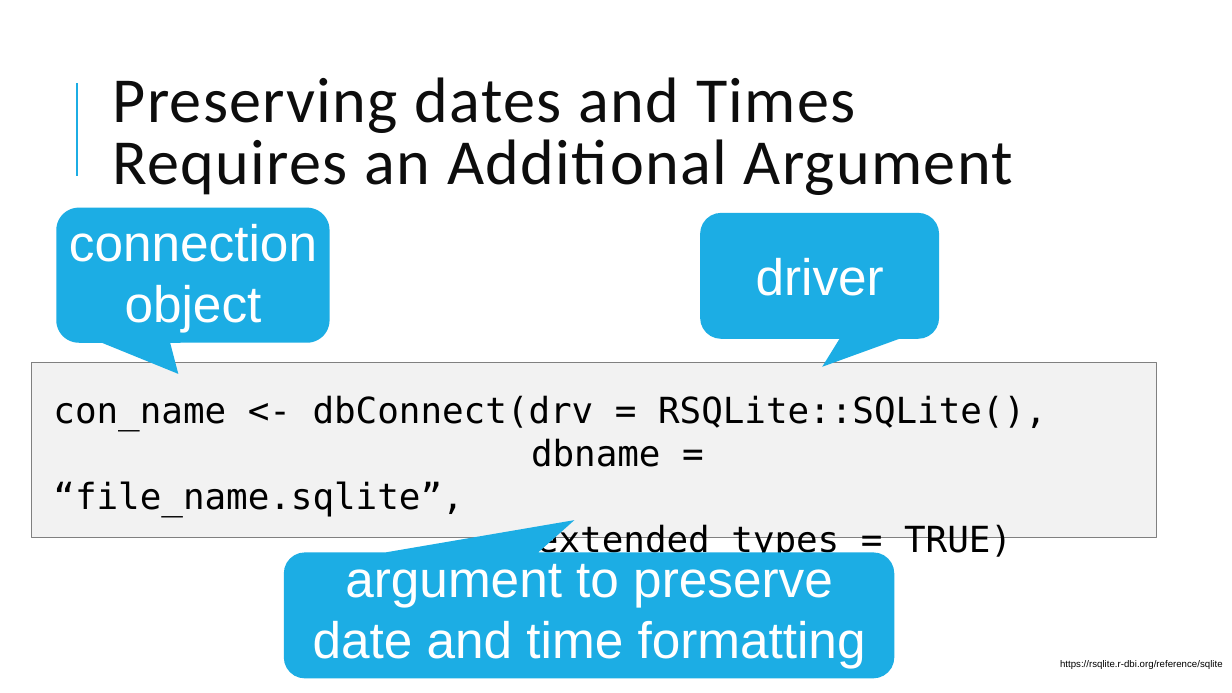
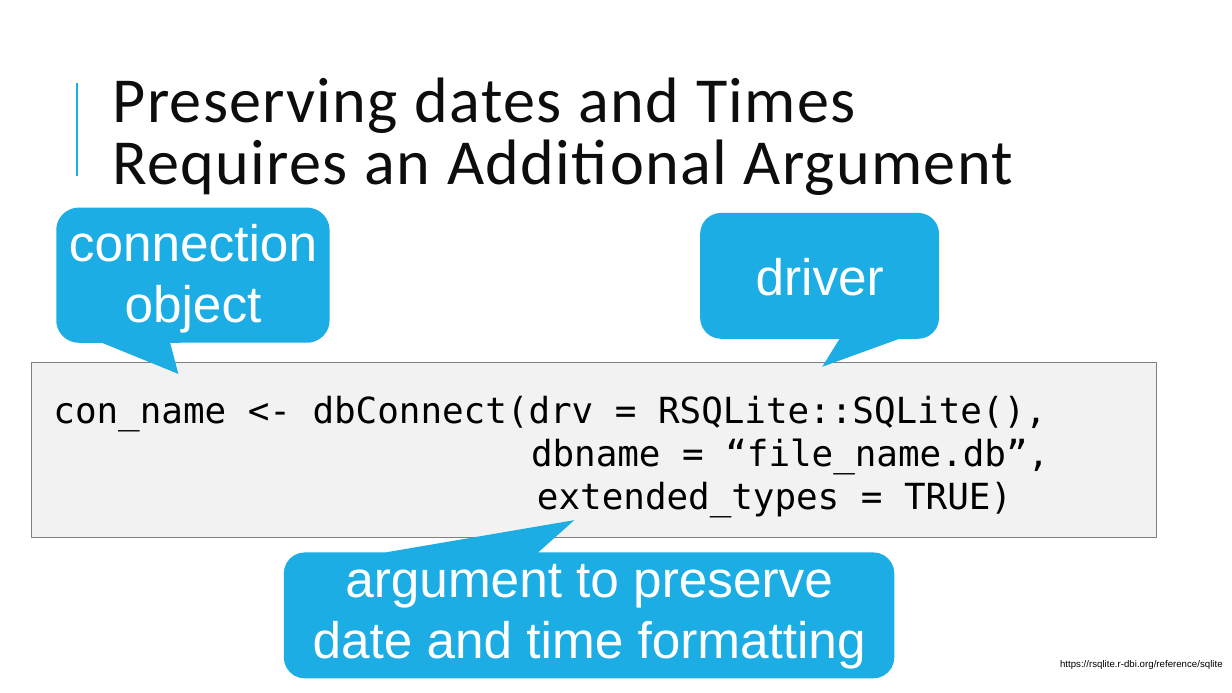
Before and after one commit to amromeo/api_r_int_db_24, a slide deck: slide 7 of presentations/02 - Databases with R.pptx. Drawn at 1232x693 pixels with LibreOffice and Linux fonts; fonts in the diff are those of the drawing. Boxes give left, top, right and bottom in pixels: in the first picture for what was removed or moved away, otherwise in the second. Text is boxed around its words. In the diff, an @@ line names an element or a change of style, - is before the commit and + after.

```diff
--- a/presentations/02 - Databases with R.pptx
+++ b/presentations/02 - Databases with R.pptx
@@ text at (x1=531, y1=438, x2=1049, y2=474): text changed @@
-dbname = “file_name.sqlite”,
+dbname = “file_name.db”,
```
Also in this commit, not shown: 1 other slide changed, 3 slides added.
